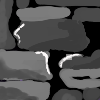
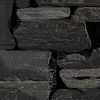
Before/after of a (100, 100) layered artwork. What changed in the layer stack:
hid "Layer 5" over [0, 0, 100, 100]
"Layer 3": opacity 100% → 46%, painted on it over [0, 0, 100, 100]
"Layer 4": opacity 100% → 65%, painted on it over [0, 0, 100, 100]
